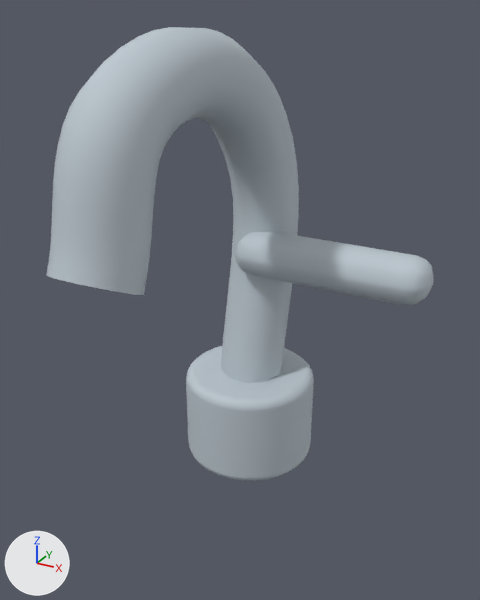
A saved change to the glTF model assets/3d/native/bathroomTapWall.glb.
Before and after are seen from a 50 mm lens placed at (0.383, -0.726, 0.68), pointed at (0.055, -0.129, 0.382). The lights are fixed; the arrows at lower left show +X, +Y and +Z. The picture after the commit comes second. Where no turn or scale is listed for an object, it has been applied to the vertices.

The scene before the commit, as lines of its bpy script (objects in view):
```python
me_cube_766 = bpy.data.meshes.new('Cube.766')
me_cube_766.from_pydata(...)  # 96 vertices, 188 faces; spans x -0.125..0.125, y -0.032..0.032, z -0.027..0.027
me_cube_766.materials.append(mat_silver)  # pale blue #bcc7cf
me_curved_tap_002 = bpy.data.meshes.new('Curved tap.002')
me_curved_tap_002.from_pydata(...)  # 370 vertices, 736 faces; spans x -0.044..0.044, y -0.338..0.085, z 0.15..0.663
me_curved_tap_002.materials.append(mat_silver)  # pale blue #bcc7cf
me_cylinder_127 = bpy.data.meshes.new('Cylinder.127')
me_cylinder_127.from_pydata(...)  # 256 vertices, 508 faces; spans x -0.09..0.09, y -0.09..0.09, z -0.065..0.065
me_cylinder_127.materials.append(mat_silver)  # pale blue #bcc7cf
ob_curved_tap = bpy.data.objects.new('Curved tap', me_curved_tap_002)
ob_curved_tap.location = (0.0, 0.0, 0.0)
ob_tap_base = bpy.data.objects.new('Tap base', me_cylinder_127)
ob_tap_base.location = (0.0, 0.0, 0.15)
ob_tap_lever = bpy.data.objects.new('Tap lever', me_cube_766)
ob_tap_lever.location = (0.11, 0.0, 0.39)
```
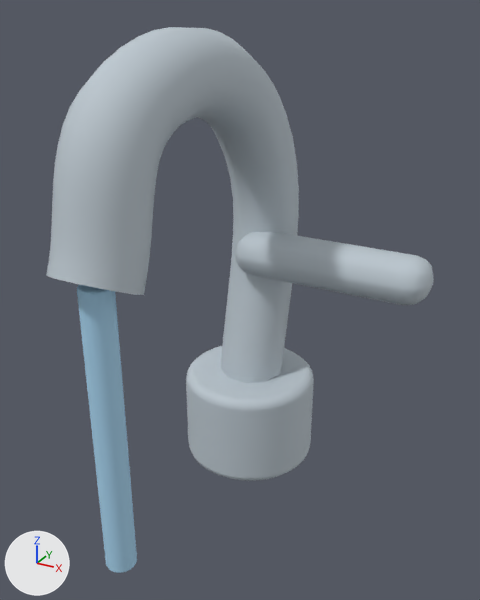
Location of each change, [x1, y1, x2, y2] in pixels of the pictures (480 x 600 px):
'Interaction water', added (blue): after [77, 285, 137, 573]

The edits, one by one:
Material 'blue' (mat_blue) is new.
Its base color is (0.397, 0.665, 0.871) (blue #a9d5f0).
Its roughness is 0.72.
Mesh me_cylinder_100 is new.
It has 256 vertices, 508 faces and spans x -0.017..0.017, y -0.017..0.017, z -0.165..0.165.
It uses material mat_blue (blue #a9d5f0).
Object 'Interaction water' (ob_interaction_water) is new; it shows me_cylinder_100.
Its location is (0.0, -0.3, 0.285).
